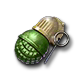
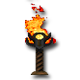
Two versions of the same layered image (80 x 80). Layer-by-layer changes:
added layer "Слой 10" above "Слой 9" over box(25, 3, 56, 75)
hid "Слой 9" over box(13, 16, 71, 66)
